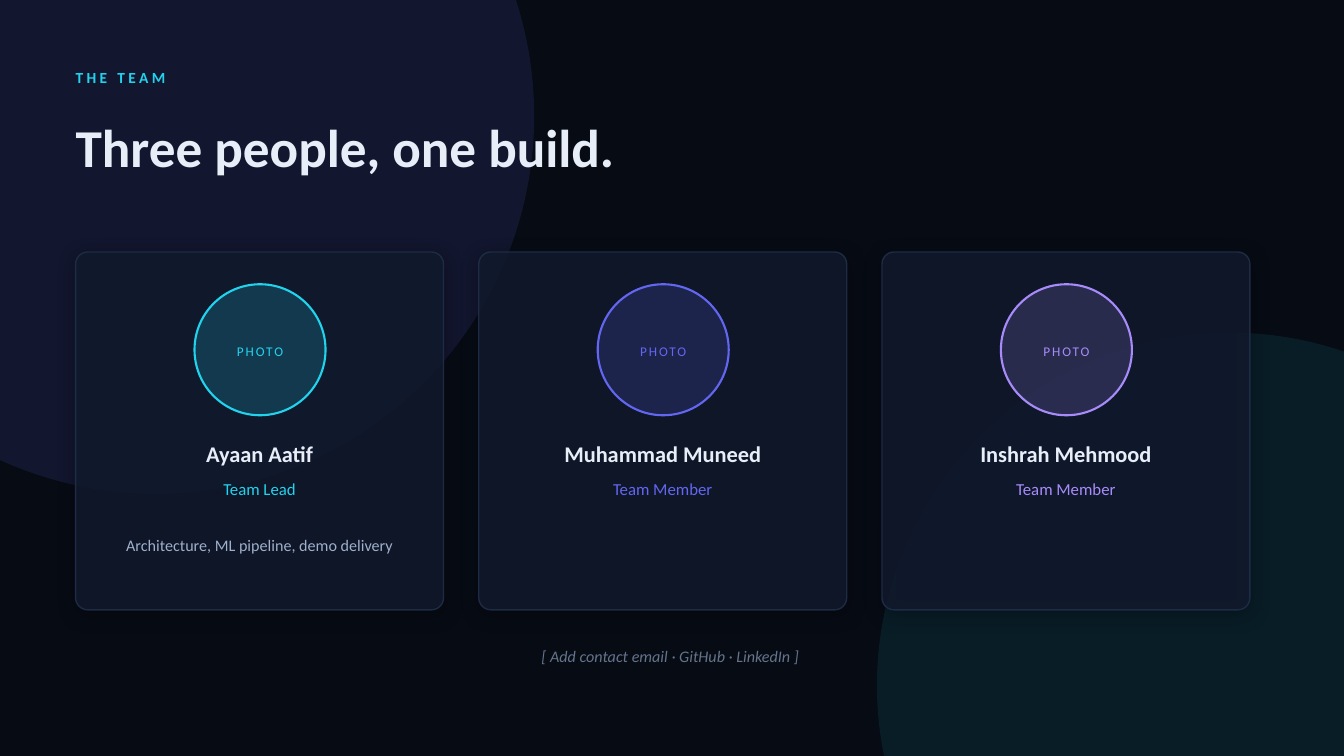
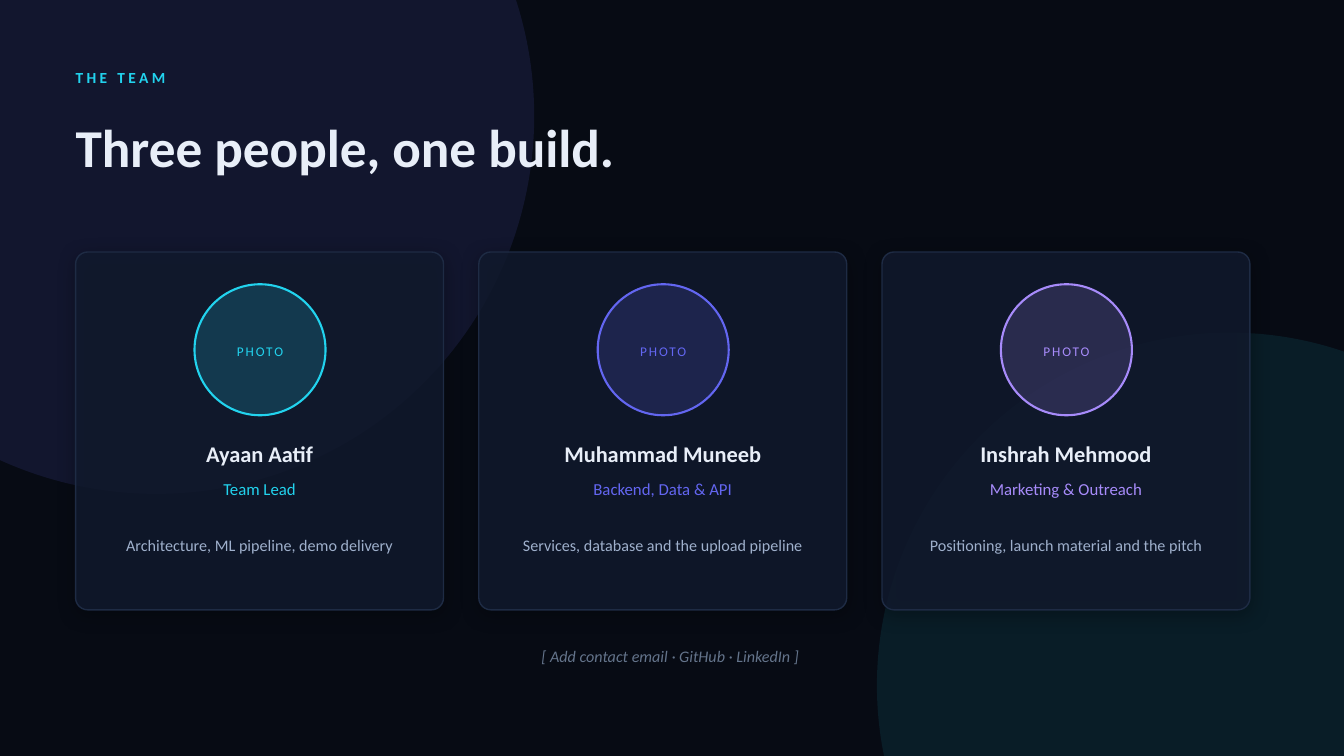
Before and after one commit to drhafiz-ayaan/twinverse-inspect-ai, a slide deck: slide 11 of deliverables/TwinVerse_Inspect_AI_Pitch.pptx. Drawn at 1344x756 pixels with LibreOffice and Linux fonts; fonts in the diff are those of the drawing. Boxes give left, top, right and bottom in pixels: in the first picture for what was removed or moved away, otherwise in the second. Text is boxed around its words. In the diff, an @@ line names an element or a change of style, - is before the commit and + after.

```diff
--- a/deliverables/TwinVerse_Inspect_AI_Pitch.pptx
+++ b/deliverables/TwinVerse_Inspect_AI_Pitch.pptx
@@ text at (564,446,761,462): text changed @@
-Muhammad Muneed
+Muhammad Muneeb
@@ text at (593,483,732,497): text changed @@
-Team Member
+Backend, Data & API
@@ text at (990,483,1141,498): text changed @@
-Team Member
+Marketing & Outreach
@@ text added at (523,540,803,554), 11.5 pt, text #9FB0CC @@
+Services, database and the upload pipeline
@@ text added at (930,540,1202,554), 11.5 pt, text #9FB0CC @@
+Positioning, launch material and the pitch
```
Also in this commit, not shown: 2 other slides changed, 9 other files.
